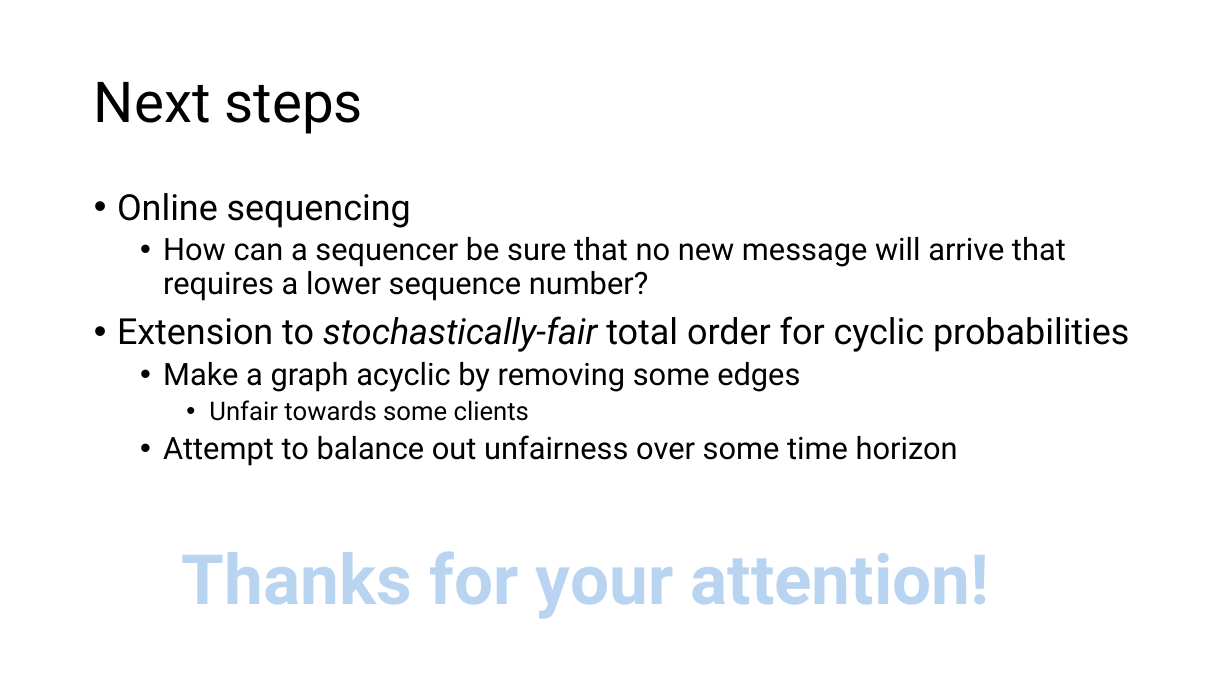
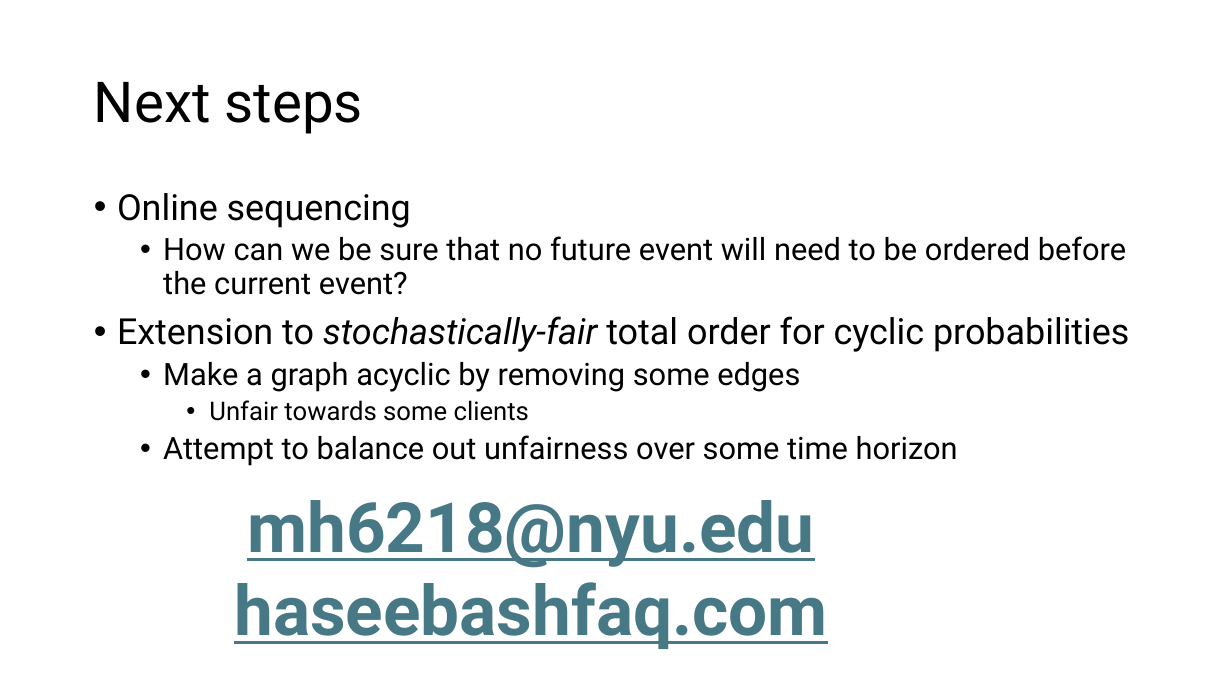
Before and after one commit to HaseebLUMS/Onyx-Presentation, a slide deck: slide 38 of tommy_hotnets_v2.pptx. Drawn at 1232x693 pixels with LibreOffice and Linux fonts; fonts in the diff are those of the drawing. Boxes give left, top, right and bottom in pixels: in the first picture for what was removed or moved away, otherwise in the second. Text is boxed around its words. In the diff, an @@ line names an element or a change of style, - is before the commit and + after.

Commit message:
updated

```diff
--- a/tommy_hotnets_v2.pptx
+++ b/tommy_hotnets_v2.pptx
@@ text at [163, 236, 1126, 295]: text changed @@
-  • How can a sequencer be sure that no new message will arrive that requires a lower sequence number?
+  • How can we be sure that no future event will need to be ordered before the current event?
@@ text at [234, 500, 827, 649]: text changed; text colour pattern #0E2841 on #B8D4F0 to #467886 @@
-Thanks for your attention!
+mh6218@nyu.edu
+haseebashfaq.com
```
Also in this commit, not shown: 5 other slides changed.
